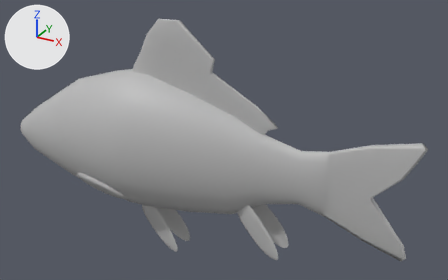
One commit to the FBX model Assets/Assets/Models/Animals/MOD_Fish.fbx: the scene before it, then after it.
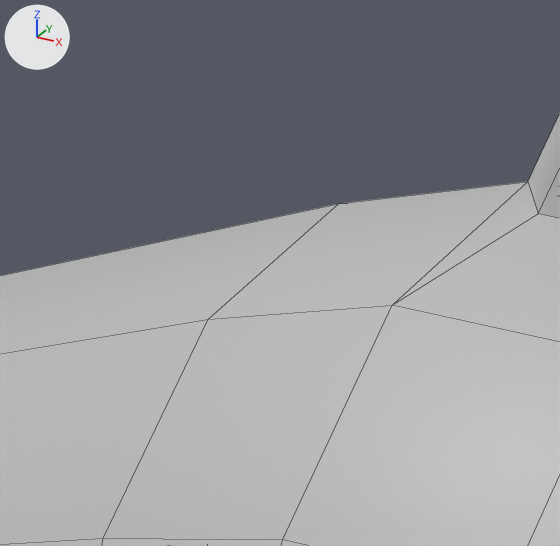
Each version is shown whole from a camera (50 mm lens) standing at (-4.232, -2.017, 1.403) and looking at (-5.386, 0.081, 0.354), then close up on the part from 19% to 30% of the width and 19% to 36% of the height. The lights are fixed; the arrows at upper left show +X, +Y and +Z. The close-ups show mesh edges as thin lines. Where no turn or scale is listed for an object, it has been applied to the vertices.

Names of what the first close-up shows: 'Fish_v2'.
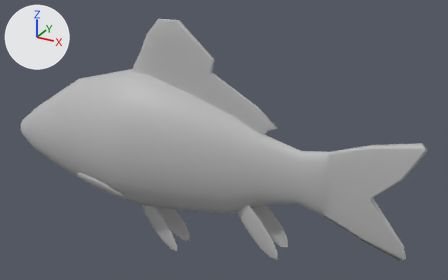
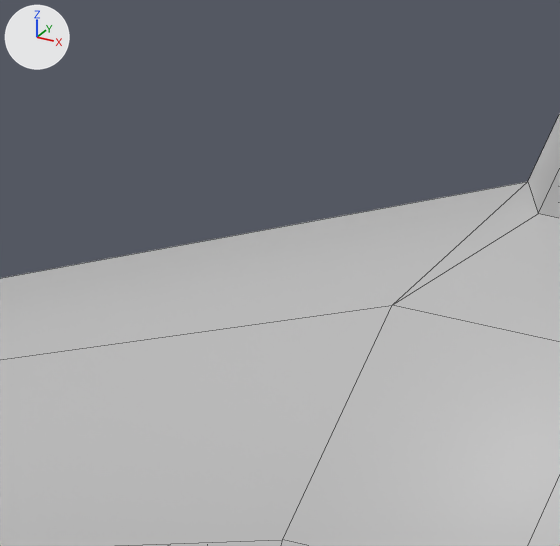
Commit message: Fish Update again

Boxes [x1, y1, x2, y2] around the edits, measured in the close-ups (560 x 546 px):
part 1 of me_mesh, deleted
    before: [0, 182, 527, 546]

The change, as a list of edits to the scene's bpy script:
```text
Change me_mesh:
    used by ob_fish_v2; location = (-5.5184, 0.0, 0.3286)
    remove me_mesh.from_pydata(...)  # 934 vertices, 908 faces; spans x -0.97..0.97, y -0.22..0.22, z -0.51..0.53
    add me_mesh.from_pydata(...)  # 528 vertices, 508 faces; spans x -0.97..0.97, y -0.22..0.22, z -0.51..0.53
    me_mesh part 1: 238 vertices removed from x -0.51..-0.03, y -0.21..0.21, z -0.51..0.28
```
